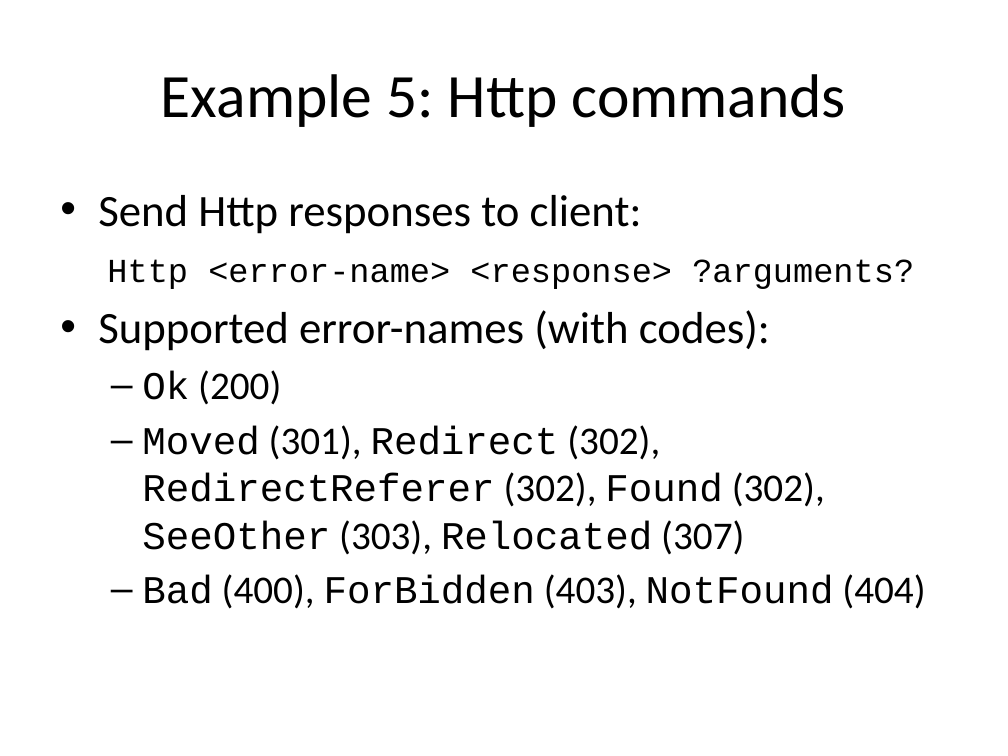
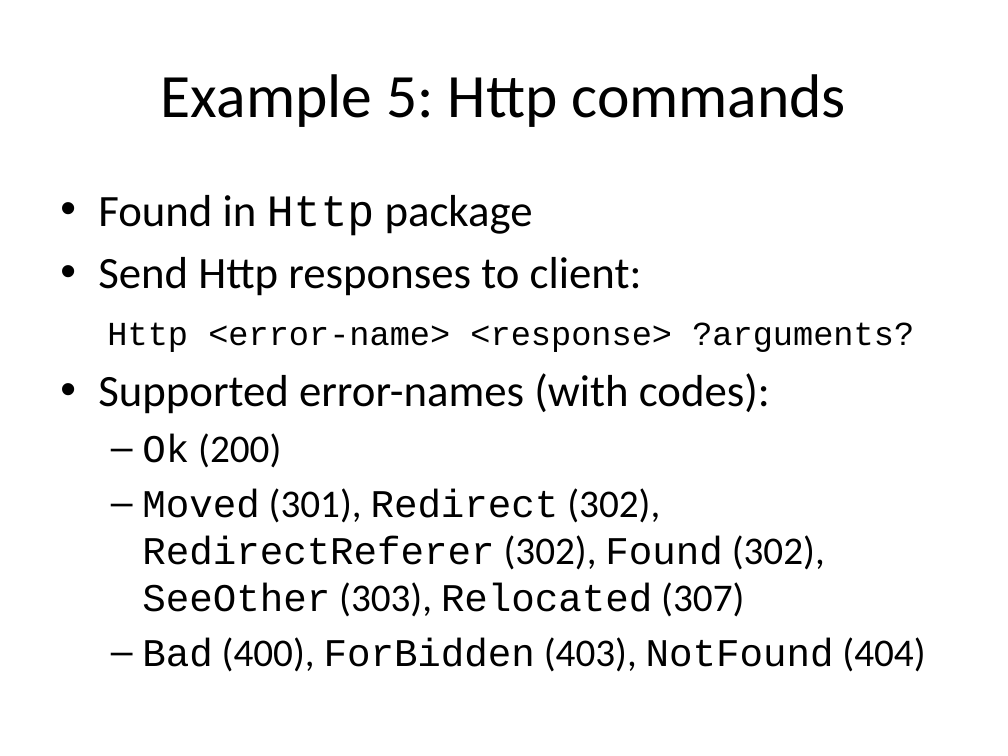
Before and after one commit to jdc8/wubwikit, a slide deck: slide 35 of wubexamples/Lets_Wub.pptx. Drawn at 1008x756 pixels with LibreOffice and Linux fonts; fonts in the diff are those of the drawing; background and template pictures are left out. Boxes give left, top, right and bottom in pixels: in the first picture for what was removed or moved away, otherwise in the second. Text is boxed around its words. In the diff, an @@ line names an element or a change of style, - is before the commit and + after.

```diff
--- a/wubexamples/Lets_Wub.pptx
+++ b/wubexamples/Lets_Wub.pptx
@@ text at [98, 195, 533, 236]: paragraph added @@
+• Found in Http package
```
Also in this commit, not shown: 14 other slides changed, 6 slides added, 1 slide removed.
